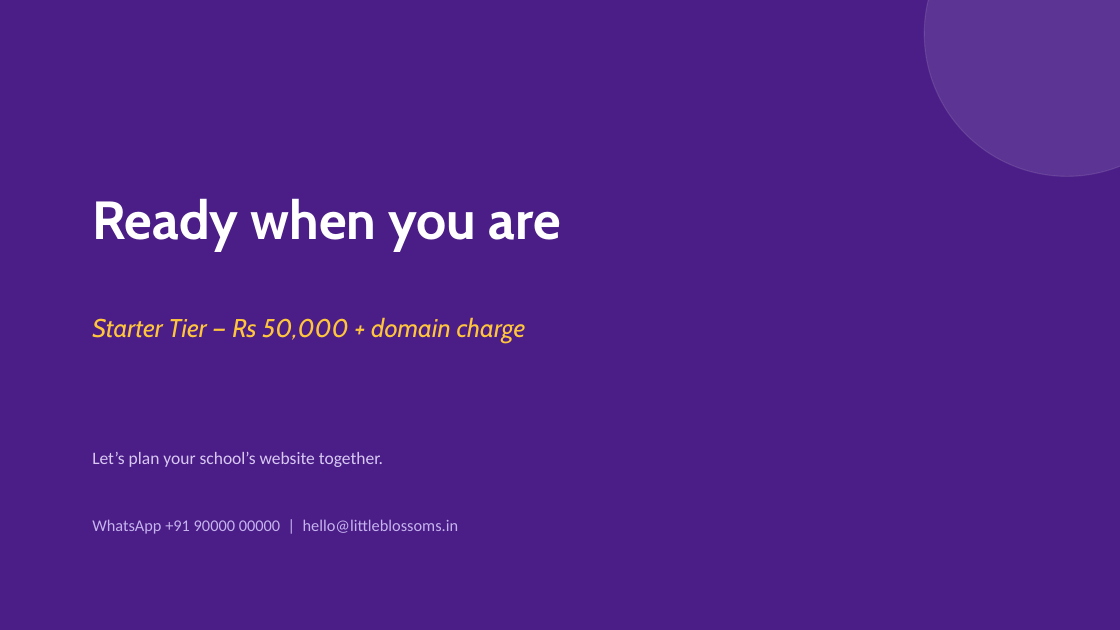
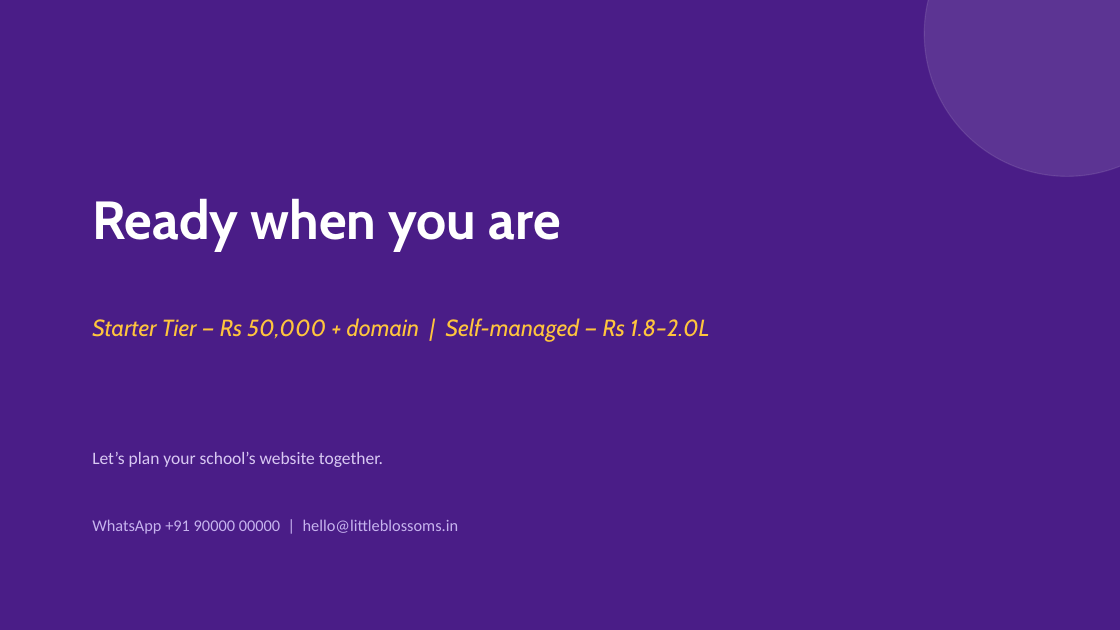
Before and after one commit to KapilanJavaScript/little-blossoms-presentation, a slide deck: slide 8 of Little-Blossoms-Tier1-Starter-Pitch.pptx (slide 6 before the commit). Drawn at 1120x630 pixels with LibreOffice and Linux fonts; fonts in the diff are those of the drawing. Boxes give left, top, right and bottom in pixels: in the first picture for what was removed or moved away, otherwise in the second. Text is boxed around its words. In the diff, an @@ line names an element or a change of style, - is before the commit and + after.

Commit message:
Add designs-needed-to-start slide + Self-managed option to both tier decks

```diff
--- a/Little-Blossoms-Tier1-Starter-Pitch.pptx
+++ b/Little-Blossoms-Tier1-Starter-Pitch.pptx
@@ text at (92,318,709,342): text changed; size 22 to 20 pt @@
-Starter Tier — Rs 50,000 + domain charge
+Starter Tier — Rs 50,000 + domain | Self-managed — Rs 1.8–2.0L
```
Also in this commit, not shown: 5 other slides changed, 2 slides added, 19 other files.
